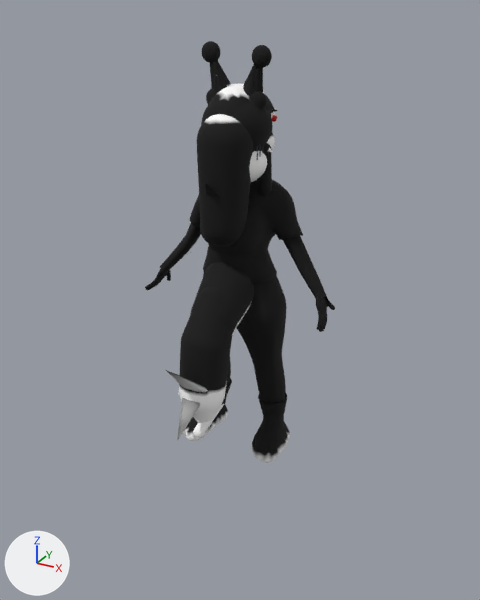
An edit to the Blender file characters/beastfolk_female.blend, drawn before and after from the same camera.
Before and after are seen from a 50 mm camera at (1.4, -2.42, 2.01) aimed at (0.17, -0.2, 0.9). The lights are fixed; the arrows at lower left show +X, +Y and +Z. The older version comes first.

The first picture shows 'body', 'boots', 'ears_bear', 'hair', 'head_bear', 'head_shark', 'pants', 'shirt', 'tail_cat', 'tail_fox', 'tail_shark' and 7 more.
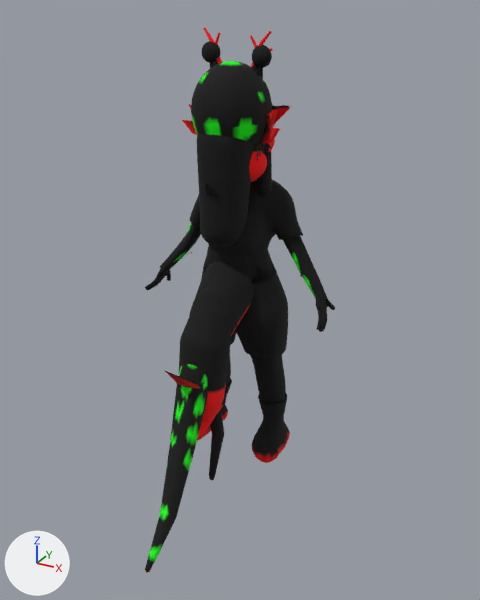
What differs and where, as boxes [x1, y1, x2, y2] in the pictures (480 x 600 px; the box of a moved part takes in the faces that stretch with it):
'head_octopus', added
    after: [191, 61, 272, 146]
'tail_fox', reshaped
    before: [179, 287, 232, 427]
    after: [179, 287, 231, 423]
'tail_lizard', added
    after: [145, 364, 208, 573]
'shorts', added
    after: [191, 252, 302, 358]
'tail_shark', reshaped
    before: [166, 262, 255, 441]
    after: [165, 262, 254, 389]
'boots', recoloured
    both: [197, 383, 290, 463]
'tail_eel', added
    after: [209, 410, 224, 480]
'ears_fish', added
    after: [182, 104, 280, 144]
'head_shark', recoloured (grey to red)
    both: [249, 127, 273, 182]
'tail_cat', reshaped (mostly hidden)
    before: [193, 400, 224, 438]
    after: [198, 399, 224, 438]
'ears_coral', added
    after: [203, 27, 273, 68]
'head_manta', added (mostly hidden)
    after: [271, 105, 290, 125]
part 6 of me_tail_shark, moved or reshaped
    before: [166, 370, 208, 392]
    after: [165, 371, 200, 389]
part 7 of me_tail_shark, moved or reshaped (not visible afterwards)
    before: [177, 397, 200, 441]
part 8 of me_tail_shark, rebuilt
    before: [190, 262, 255, 335]
    after: [189, 262, 254, 336]
'pants', unchanged, covered by the edit
    both: [190, 252, 302, 404]
'head_bear', unchanged, covered by the edit
    before: [201, 88, 273, 146]
    after: [254, 126, 273, 146]

Patch to the scene script:
```diff
--- a/characters/beastfolk_female.blend.py
+++ b/characters/beastfolk_female.blend.py
@@ me_boots @@
 me_boots.from_pydata(...)  # 1738 vertices, 1735 faces; spans x -0.282..0.275, y -0.073..0.253, z -0.03..0.228
+# me_boots part 1: vertex colours changed
 me_boots.materials.append(mat_beastfolk)
@@ me_hair @@
 me_hair.from_pydata(...)  # 2544 vertices, 3783 faces; spans x -0.158..0.153, y -0.124..0.283, z 1.057..1.719
+# me_hair part 2: vertex colours changed
 me_hair.materials.append(mat_beastfolk)
@@ me_tail_cat @@
-me_tail_cat.from_pydata(...)  # 1802 vertices, 2515 faces; spans x -0.026..0.086, y -0.297..0.052, z 0.206..0.876
+me_tail_cat.from_pydata(...)  # 1802 vertices, 2500 faces; spans x -0.026..0.086, y -0.303..0.046, z 0.206..0.876
+# me_tail_cat part 4: 6 vertices moved within x 0.013..0.084, y -0.2..0.003, z 0.33..0.83; 1783 vertices removed from x -0.026..0.086, y -0.297..0.052, z 0.206..0.876; 1783 vertices added at x -0.026..0.086, y -0.303..0.046, z 0.206..0.876
 me_tail_cat.materials.append(mat_beastfolk)
@@ me_tail_fox @@
-me_tail_fox.from_pydata(...)  # 1802 vertices, 3336 faces; spans x -0.112..0.112, y -0.338..0.065, z 0.222..0.897
+me_tail_fox.from_pydata(...)  # 1802 vertices, 3309 faces; spans x -0.111..0.111, y -0.345..0.059, z 0.222..0.897
+# me_tail_fox part 5: 1800 vertices removed from x -0.112..0.112, y -0.338..0.065, z 0.222..0.897; 1800 vertices added at x -0.111..0.111, y -0.345..0.059, z 0.222..0.897
 me_tail_fox.materials.append(mat_beastfolk)
@@ me_head_shark @@
 me_head_shark.from_pydata(...)  # 2202 vertices, 4033 faces; spans x -0.151..0.147, y -0.052..0.376, z 1.307..1.678
+# me_head_shark part 3: vertex colours changed
 me_head_shark.materials.append(mat_beastfolk)
@@ me_tail_shark @@
-me_tail_shark.from_pydata(...)  # 1808 vertices, 3337 faces; spans x -0.129..0.129, y -0.503..0.155, z 0.29..0.979
+me_tail_shark.from_pydata(...)  # 1808 vertices, 3345 faces; spans x -0.129..0.129, y -0.509..0.149, z 0.29..0.979
+# me_tail_shark part 6: the loose piece of 14 vertices spanning x -0.08..0.08, y -0.503..-0.267, z 0.452..0.67 is moved by (0.0, -0.006, 0.0)
+# me_tail_shark part 7: the loose piece of 14 vertices spanning x -0.065..0.065, y -0.444..-0.265, z 0.29..0.487 is moved by (0.0, -0.006, 0.0)
+# me_tail_shark part 8: the loose piece of 1780 vertices spanning x -0.129..0.129, y -0.327..0.155, z 0.426..0.979 is rebuilt with 1780 vertices and now spans x -0.129..0.129, y -0.333..0.149, z 0.426..0.979
 me_tail_shark.materials.append(mat_beastfolk)
@@ ob_tail_eel @@
+ob_tail_eel = bpy.data.objects.new('tail_eel', me_tail_eel)  # 1802 vertices, 3015 faces; spans x -0.059..0.113, y -0.343..0.079, z 0.039..0.909
+ob_tail_eel.location = (0.0, 0.0, 0.0)
@@ ob_tail_lizard @@
+ob_tail_lizard = bpy.data.objects.new('tail_lizard', me_tail_lizard)  # 1802 vertices, 3359 faces; spans x -0.099..0.189, y -0.938..0.119, z 0.061..0.949
+ob_tail_lizard.location = (0.0, 0.0, 0.0)
@@ ob_head_manta @@
+ob_head_manta = bpy.data.objects.new('head_manta', me_head_manta)  # 2202 vertices, 4141 faces; spans x -0.25..0.245, y -0.045..0.267, z 1.321..1.647
+ob_head_manta.location = (0.0, 0.0, 0.0)
@@ ob_head_octopus @@
+ob_head_octopus = bpy.data.objects.new('head_octopus', me_head_octopus)  # 2202 vertices, 4063 faces; spans x -0.166..0.162, y -0.124..0.26, z 1.321..1.814
+ob_head_octopus.location = (0.0, 0.0, 0.0)
@@ ob_ears_coral @@
+ob_ears_coral = bpy.data.objects.new('ears_coral', me_ears_coral)  # 1204 vertices, 1935 faces; spans x -0.16..0.153, y 0.079..0.113, z 1.738..1.937
+ob_ears_coral.location = (0.0, 0.0, 0.0)
@@ ob_ears_fish @@
+ob_ears_fish = bpy.data.objects.new('ears_fish', me_ears_fish)  # 24 vertices, 16 faces; spans x -0.237..0.231, y 0.017..0.104, z 1.481..1.635
+ob_ears_fish.location = (0.0, 0.0, 0.0)
@@ ob_shorts @@
+ob_shorts = bpy.data.objects.new('shorts', me_shorts)  # 1500 vertices, 1483 faces; spans x -0.307..0.296, y -0.013..0.259, z 0.501..0.925
+ob_shorts.location = (0.0, 0.0, 0.0)
```
